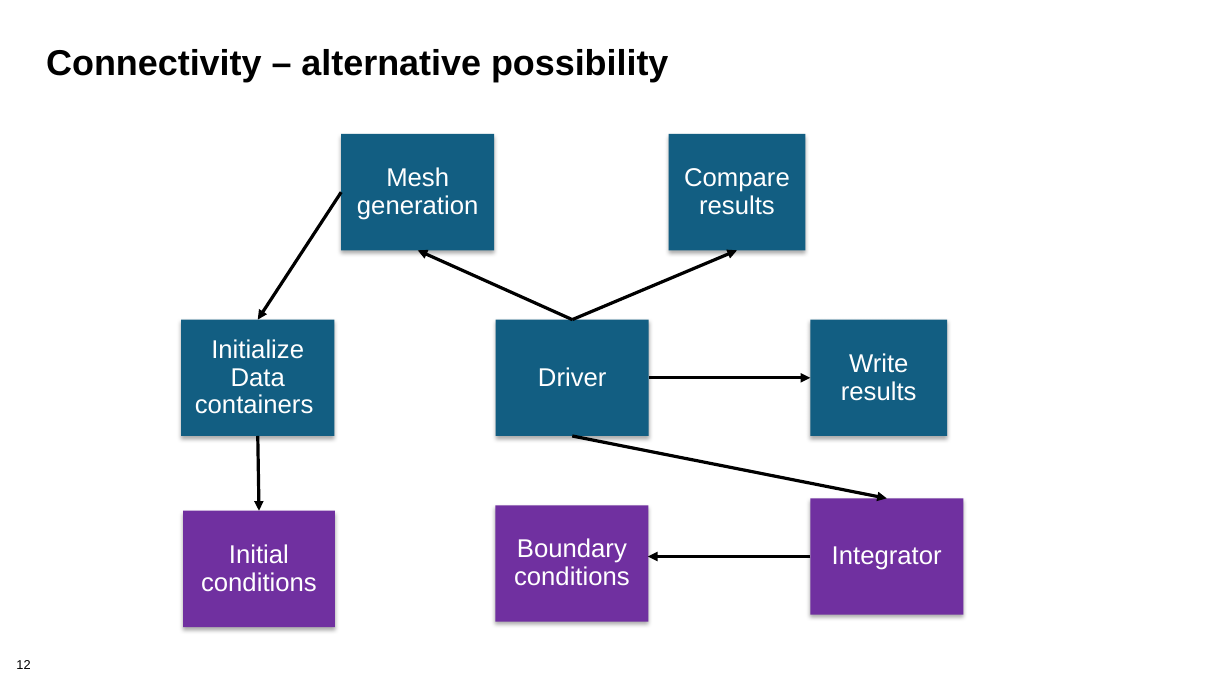
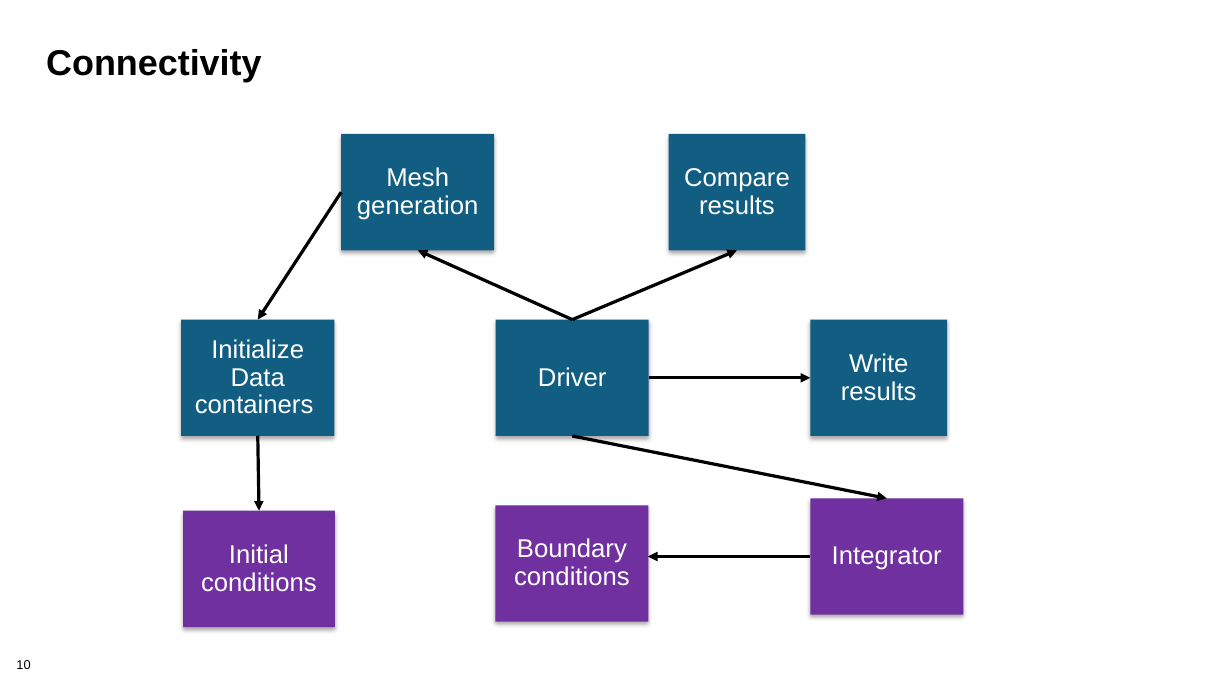
Before and after one commit to bssw-tutorial/presentations, a slide deck: slide 10 of design.pptx (slide 12 before the commit). Drawn at 1232x693 pixels with LibreOffice and Linux fonts; fonts in the diff are those of the drawing; background and template pictures are left out. Boxes give left, top, right and bottom in pixels: in the first picture for what was removed or moved away, otherwise in the second. Text is boxed around its words. In the diff, an @@ line names an element or a change of style, - is before the commit and + after.

```diff
--- a/design.pptx
+++ b/design.pptx
@@ title at (x1=46, y1=49, x2=261, y2=82): text changed @@
-Connectivity – alternative possibility
+Connectivity
@@ page number at (x1=16, y1=660, x2=30, y2=669): text changed @@
-12
+10
```
Also in this commit, not shown: 3 other slides changed, 18 slides removed, 1 other file.
